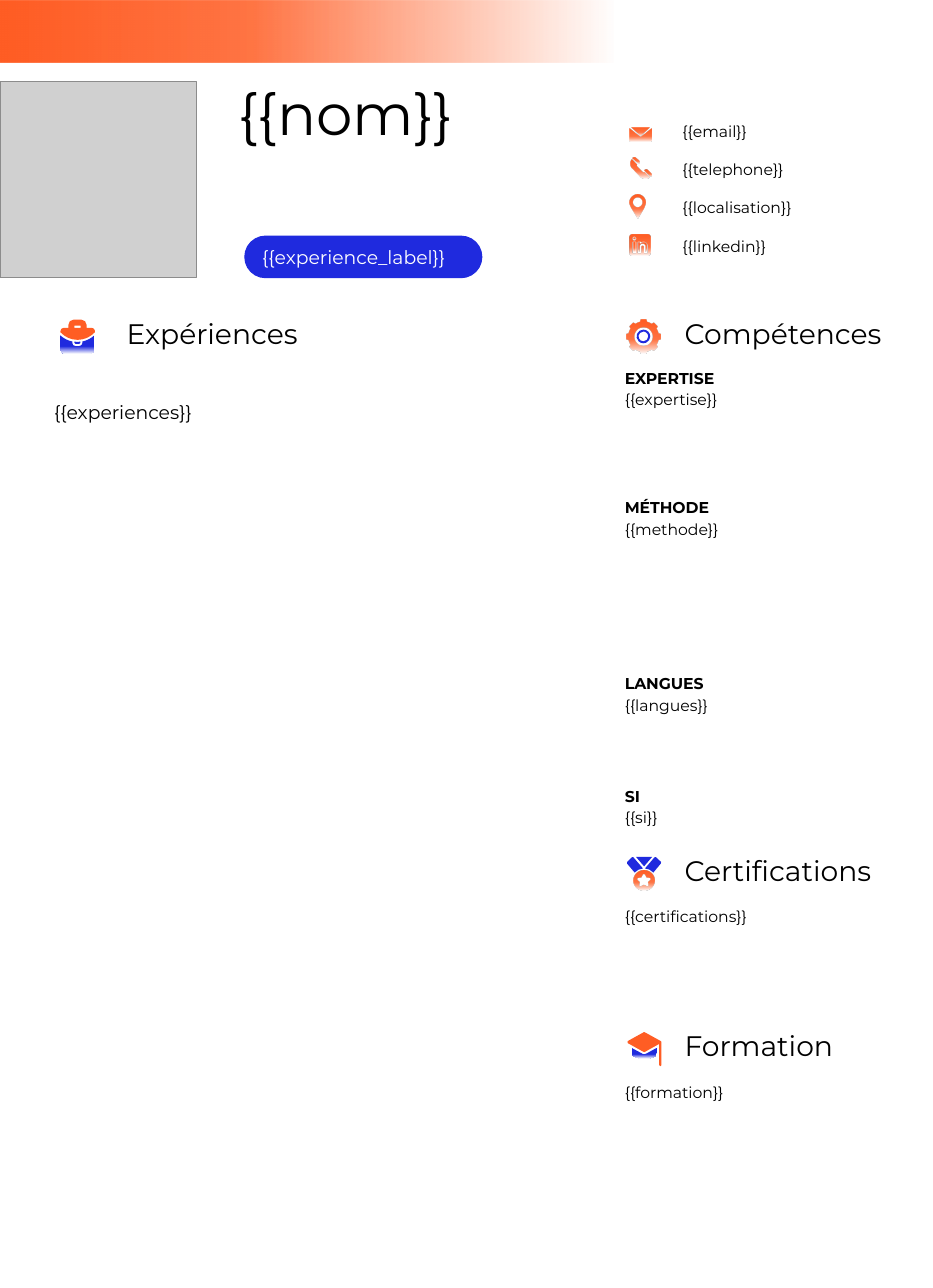
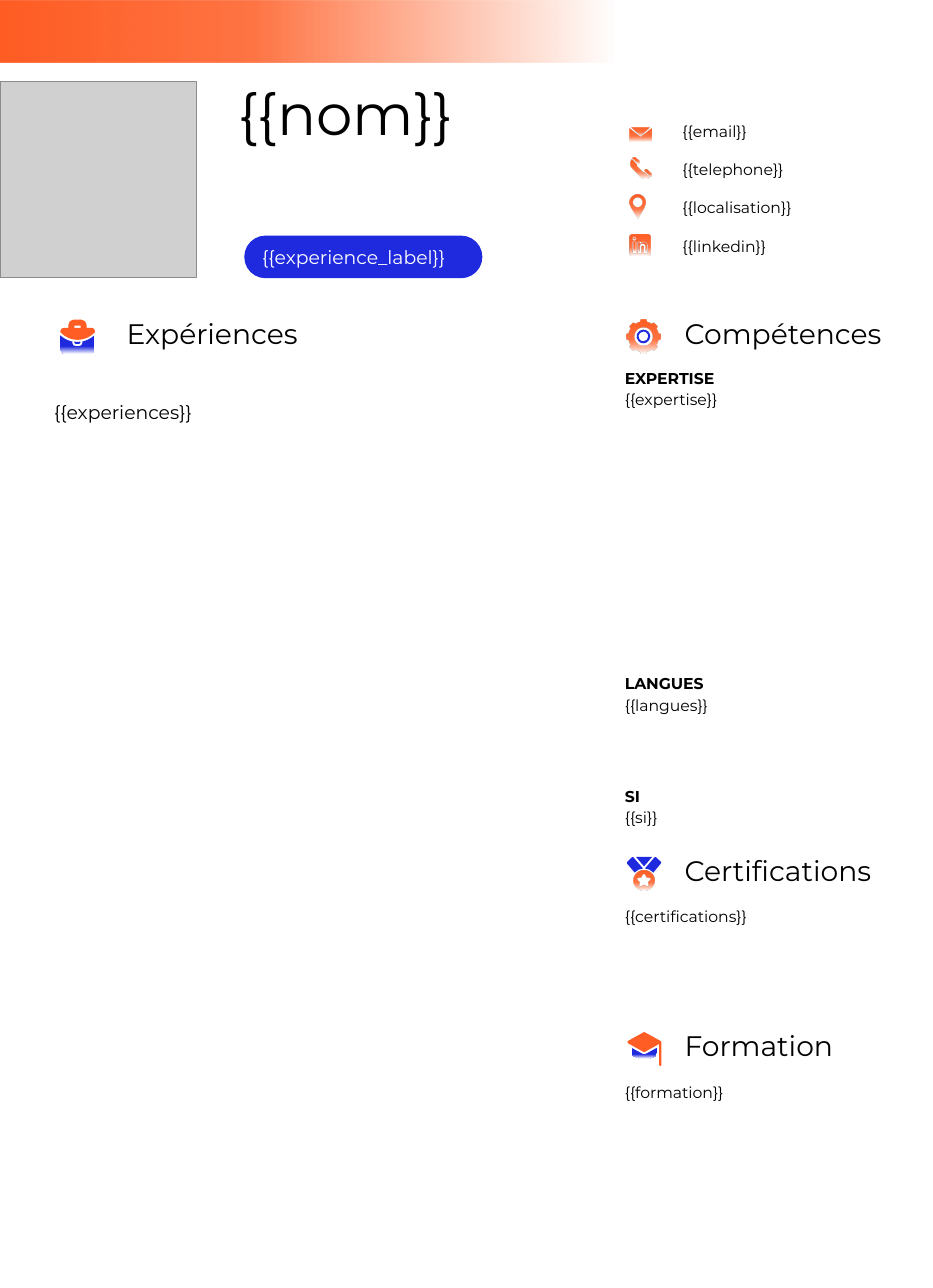
Before and after one commit to mhmedammara/CV-formatter-LL, a slide deck: slide 1 of cv_formatter/assets/modele_cv_logiclever.pptx. Drawn at 933x1288 pixels with LibreOffice and Linux fonts; fonts in the diff are those of the drawing; grey boxes stand for pictures; background and template pictures are left out. Boxes give left, top, right and bottom in pixels: in the first picture for what was removed or moved away, otherwise in the second. Text is boxed around its words. In the diff, an @@ line names an element or a change of style, - is before the commit and + after.

```diff
--- a/cv_formatter/assets/modele_cv_logiclever.pptx
+++ b/cv_formatter/assets/modele_cv_logiclever.pptx
@@ text removed at bbox=[625, 499, 719, 538] @@
-MÉTHODE
-{{methode}}
```
Also in this commit, not shown: 19 other files.
